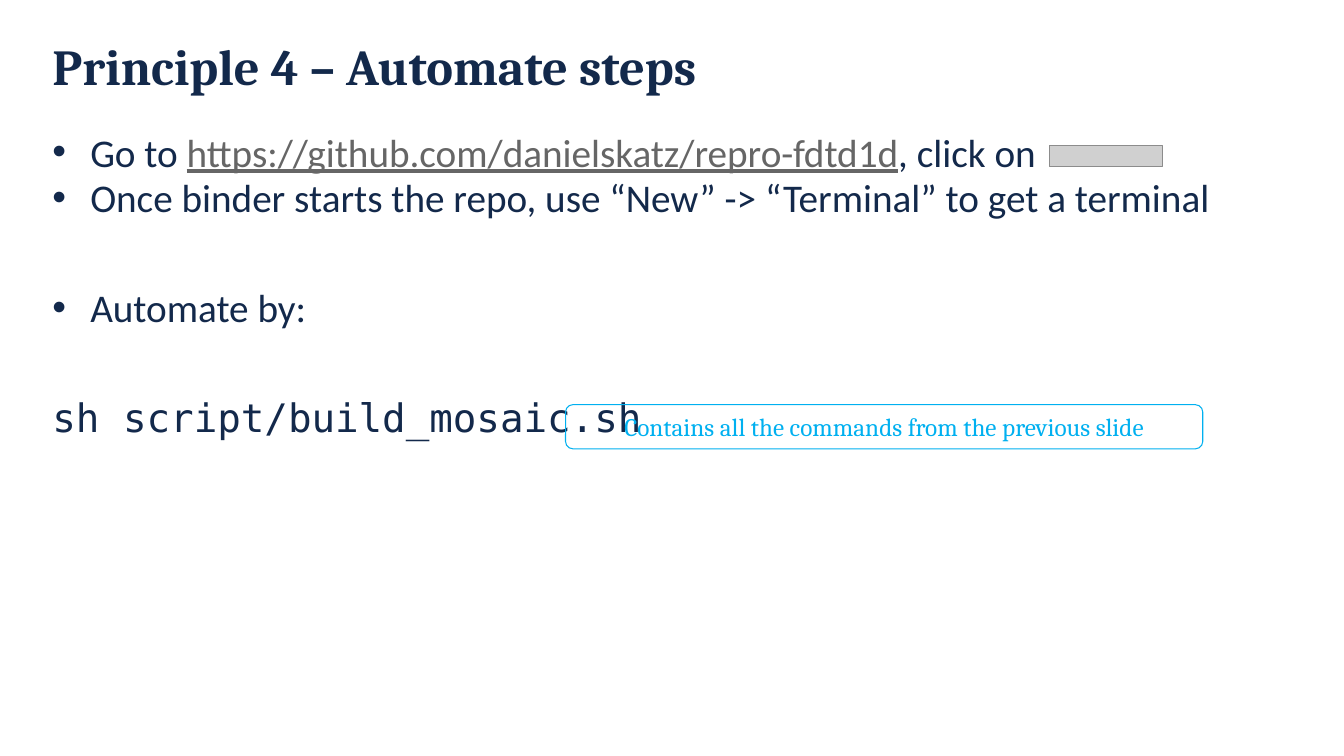
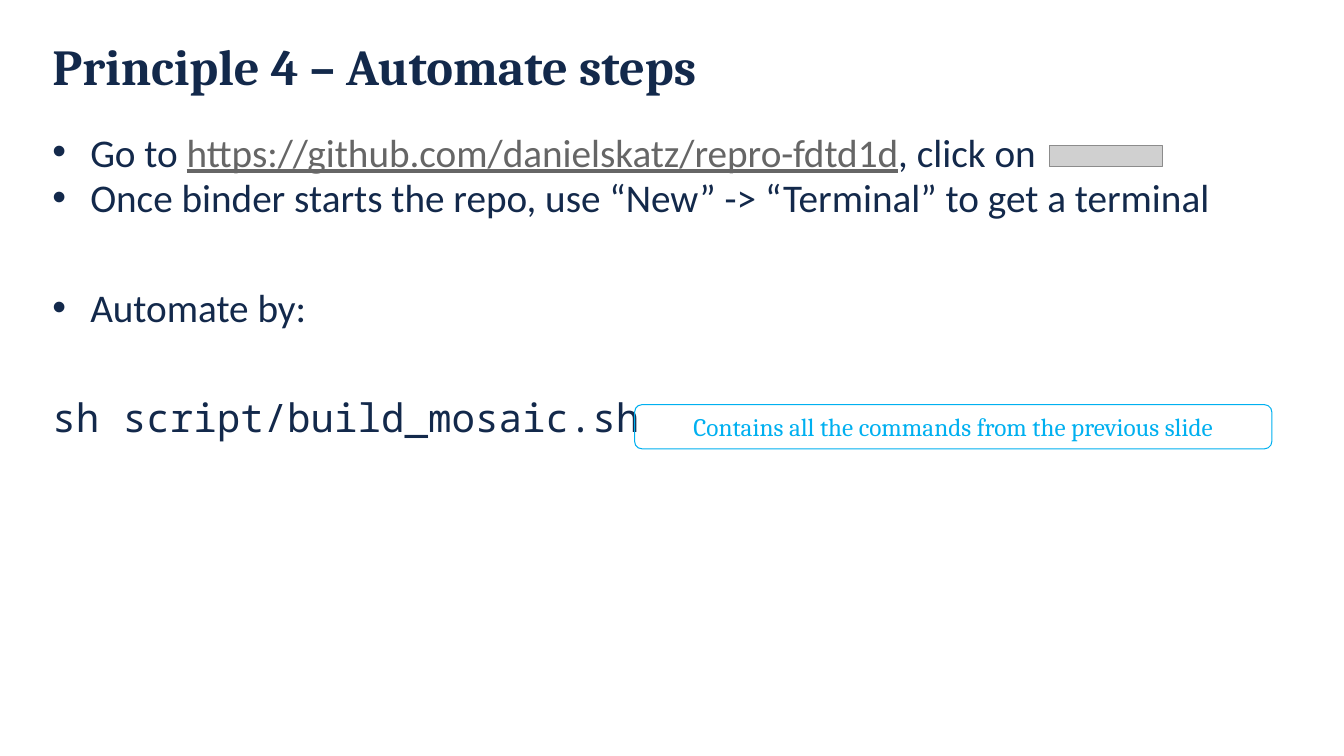
Before and after one commit to danielskatz/repro-fdtd1d, a slide deck: slide 16 of Computational_Reproducibility.pptx. Drawn at 1344x756 pixels with LibreOffice and Linux fonts; fonts in the diff are those of the drawing; grey boxes stand for pictures; background and template pictures are left out. Boxes give left, top, right and bottom in pixels: in the first picture for what was removed or moved away, otherwise in the second. Text is boxed around its words. In the diff, an @@ line names an element or a change of style, - is before the commit and + after.

```diff
--- a/Computational_Reproducibility.pptx
+++ b/Computational_Reproducibility.pptx
@@ text at box(52, 402, 640, 442): font DejaVu Sans Mono to Noto Sans Mono in "sh script/build_mosaic.sh" @@
@@ rounded rectangle "Contains all the commands from ...": place and size @@
-rounded rectangle "Contains all the commands from ..." at box(566, 404, 1203, 449)
+rounded rectangle "Contains all the commands from ..." at box(635, 404, 1272, 449)
```
Also in this commit, not shown: 22 other slides changed.
